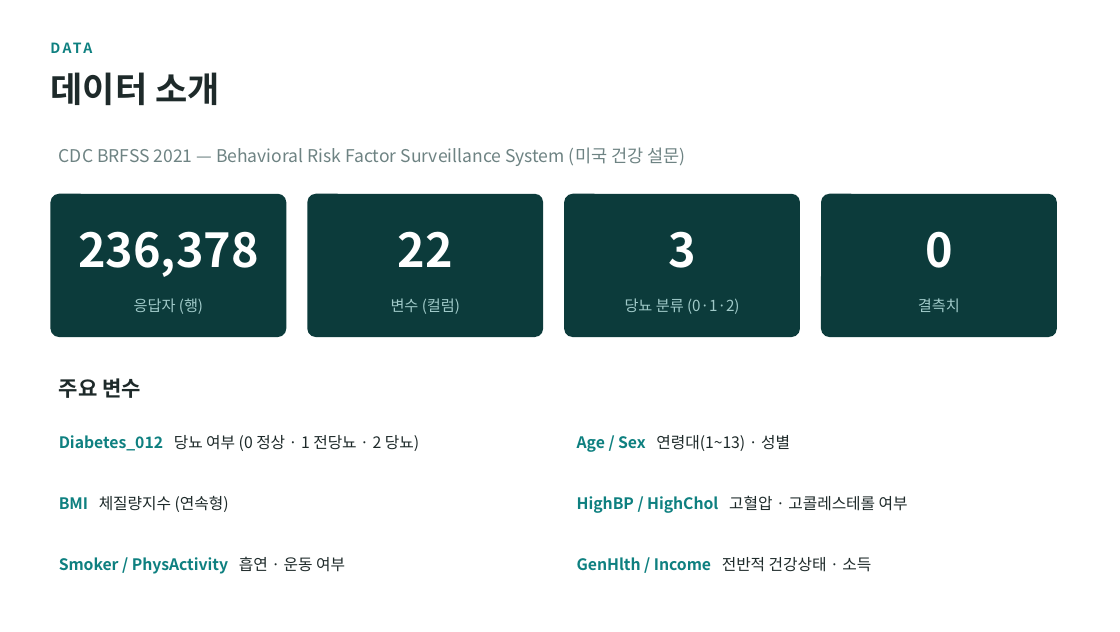
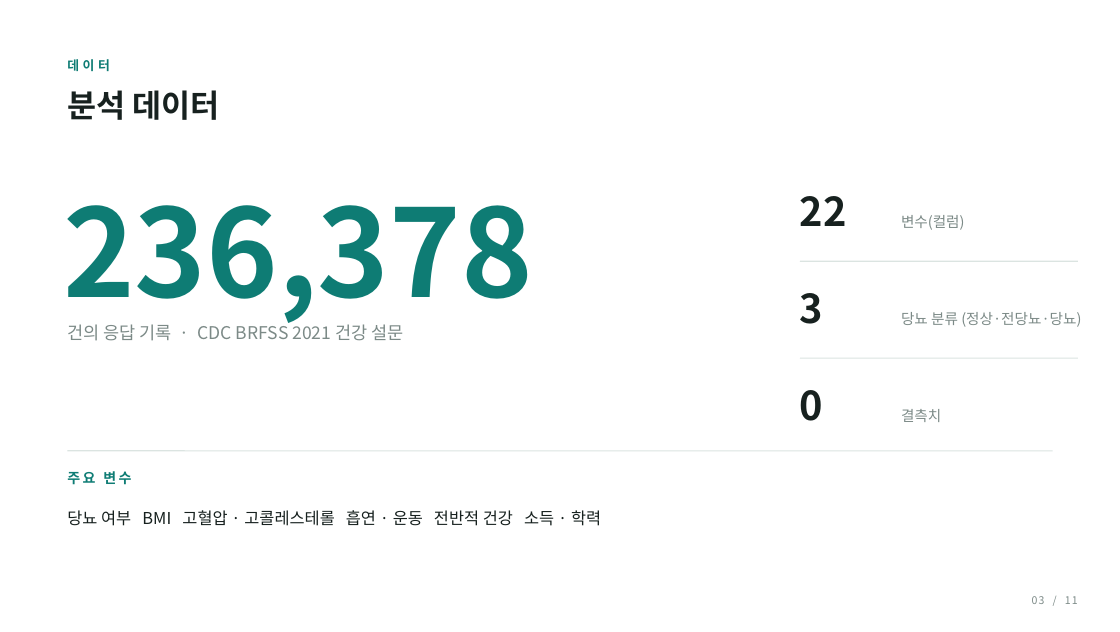
Before and after one commit to minthukyaw488-commits/diabetes, a slide deck: slide 3 of diabetes_project_stage1.pptx. Drawn at 1120x632 pixels with LibreOffice and Linux fonts; fonts in the diff are those of the drawing. Boxes give left, top, right and bottom in pixels: in the first picture for what was removed or moved away, otherwise in the second. Text is boxed around its words. In the diff, an @@ line names an element or a change of style, - is before the commit and + after.

```diff
--- a/diabetes_project_stage1.pptx
+++ b/diabetes_project_stage1.pptx
@@ text at box(67, 59, 110, 71): text changed; size 12 to 11 pt; text colour #0E8080 to #0E7C74 @@
-DATA
+데이터
@@ text at box(67, 90, 220, 120): text changed; size 30 to 27 pt; text colour #1E2A2A to #17211F @@
-데이터 소개
+분석 데이터
@@ text removed at box(59, 147, 686, 166) @@
-CDC BRFSS 2021 — Behavioral Risk Factor Surveillance System (미국 건강 설문)
@@ text "236,378": place and size @@
-text "236,378" at box(78, 231, 259, 277)
+text "236,378" at box(63, 205, 533, 327)
@@ text "236,378" at box(63, 205, 533, 327): size 40 to 104 pt, text colour #FFFFFF to #0E7C74; alignment centre to left @@
@@ rounded rectangle removed at box(51, 194, 286, 337) @@
@@ rounded rectangle removed at box(307, 194, 543, 337) @@
@@ rounded rectangle removed at box(564, 194, 800, 337) @@
@@ text "22": place and size @@
-text "22" at box(398, 231, 453, 267)
+text "22" at box(800, 196, 847, 226)
@@ rounded rectangle removed at box(821, 194, 1057, 337) @@
@@ text at box(901, 215, 965, 230): text changed; size 13 to 12.5 pt; text colour #9FC9C8 to #7C8A87 @@
-변수 (컬럼)
+변수(컬럼)
@@ line added from (800, 261) to (1078, 261), #DBE4E1 1 pt @@
@@ text removed at box(134, 298, 203, 314) @@
-응답자 (행)
@@ text removed at box(625, 298, 740, 314) @@
-당뇨 분류 (0·1·2)
@@ text "3": place and size @@
-text "3" at box(668, 231, 696, 268)
+text "3" at box(800, 293, 823, 324)
@@ text added at box(67, 321, 404, 341), 15 pt, text #7C8A87 @@
+건의 응답 기록 · CDC BRFSS 2021 건강 설문
@@ text at box(901, 312, 1081, 327): text changed; size 13.5 to 12.5 pt; text colour #1E2A2A to #7C8A87 @@
-Diabetes_012 당뇨 여부 (0 정상 · 1 전당뇨 · 2 당뇨)
+당뇨 분류 (정상·전당뇨·당뇨)
@@ line added from (800, 358) to (1078, 358), #DBE4E1 1 pt @@
@@ size 40 to 34 pt, text colour #FFFFFF to #17211F; alignment centre to left in 3 elements at box(800, 196, 847, 226), box(800, 293, 823, 324), box(800, 390, 823, 421) @@
@@ text "0": place and size @@
-text "0" at box(925, 231, 953, 268)
+text "0" at box(800, 390, 823, 421)
@@ text "결측치": place and size @@
-text "결측치" at box(918, 298, 960, 312)
+text "결측치" at box(901, 409, 941, 422)
@@ text "결측치" at box(901, 409, 941, 422): size 13 to 12.5 pt, text colour #9FC9C8 to #7C8A87; alignment centre to left @@
@@ text removed at box(577, 435, 790, 452) @@
-Age / Sex 연령대(1~13) · 성별
@@ text "주요 변수": place and size @@
-text "주요 변수" at box(59, 378, 141, 398)
+text "주요 변수" at box(67, 471, 131, 485)
@@ text "주요 변수" at box(67, 471, 131, 485): size 18 to 12 pt, text colour #1E2A2A to #0E7C74, letter spacing 0 to 2 pt @@
@@ line added from (67, 451) to (1053, 451), #DBE4E1 1 pt @@
@@ text removed at box(59, 495, 229, 512) @@
-BMI 체질량지수 (연속형)
@@ text removed at box(577, 495, 908, 513) @@
-HighBP / HighChol 고혈압 · 고콜레스테롤 여부
@@ text added at box(67, 510, 601, 526), 14 pt, text #17211F @@
+당뇨 여부 BMI 고혈압 · 고콜레스테롤 흡연 · 운동 전반적 건강 소득 · 학력
@@ text removed at box(59, 557, 345, 574) @@
-Smoker / PhysActivity 흡연 · 운동 여부
@@ text removed at box(577, 557, 871, 572) @@
-GenHlth / Income 전반적 건강상태 · 소득
@@ text added at box(1032, 596, 1078, 604), 9 pt, text #7C8A87 @@
+03 / 11
```
Also in this commit, not shown: 10 other slides changed, 5 other files.
